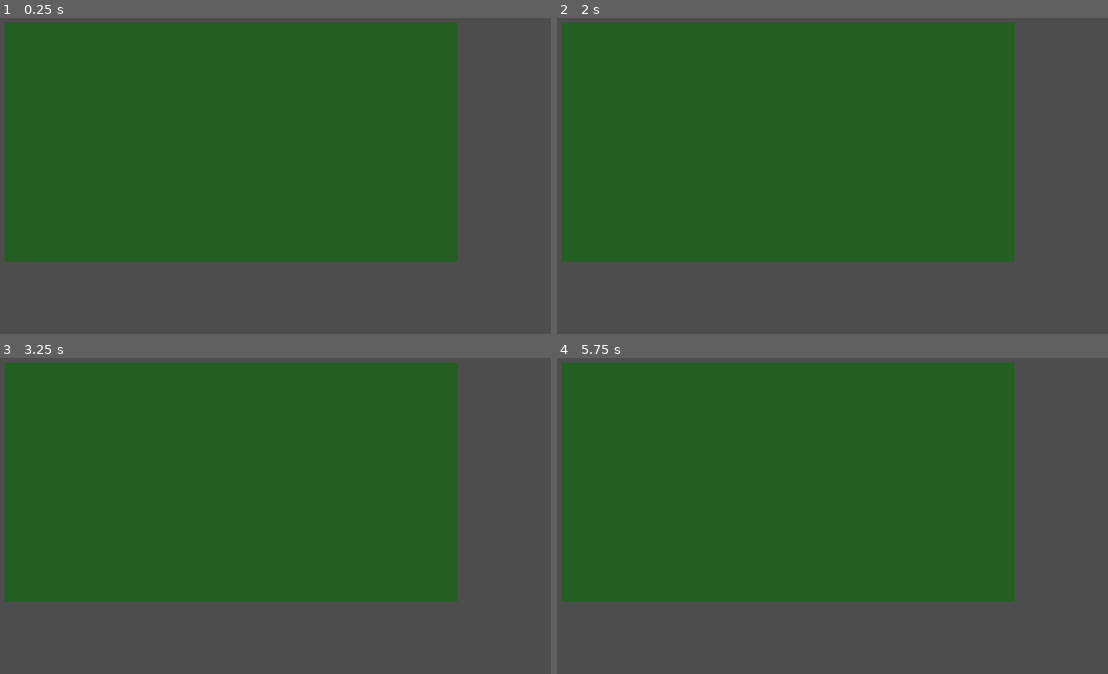
Above: before the commit, frames 1-4 (two rows, left to right).
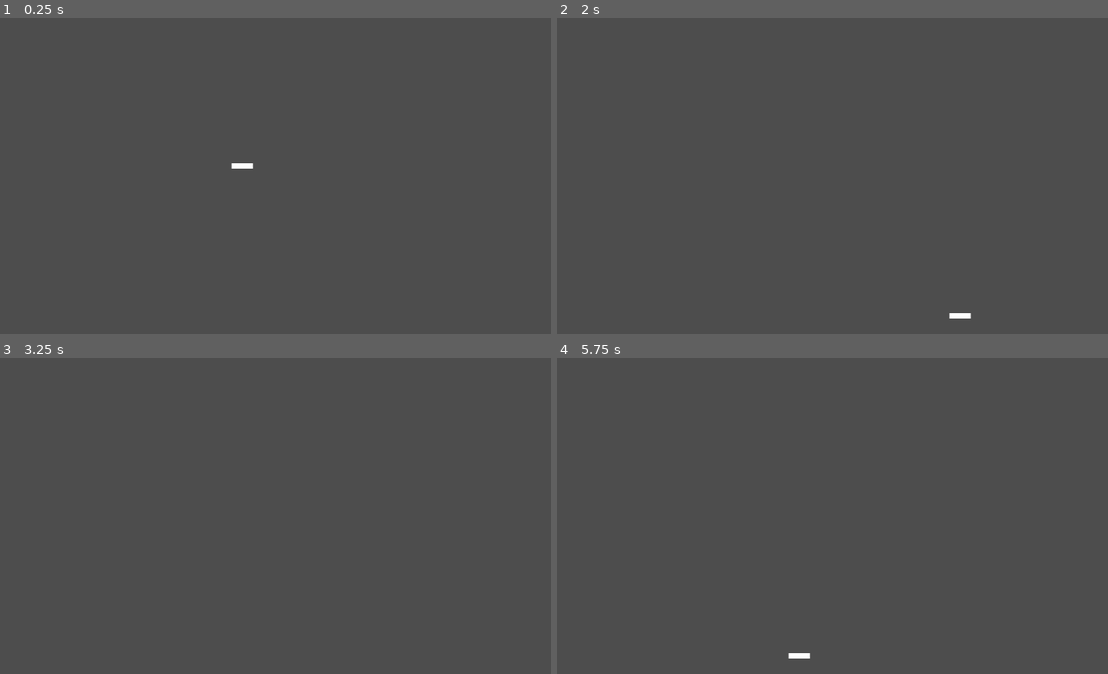
Above: after the commit, the same moments.

Repository: Magnaye16/natural-disaster-3d
Game: Godot game, scene res://scenes/2d/2dgame.tscn
Same seed, same stepped clock (60 frames per second), same inputs: the game is played once before the commit and once after it. Before the commit the project starts from res://test_env.tscn.
Inputs:
- Up to frame 1 (0.25 s): no input
- Up to frame 2 (2 s): tap Enter (ui_accept) at 0.5, 0.77, 1.52 s; hold D (move_right) 0.53-1.28 s; hold Shift (ZOOOOOMMMM) 0.53-1.28 s; hold S (move_down) from 1.28 s (still down); tap Shift (ZOOOOOMMMM) at 1.35 s
- Up to frame 3 (3.25 s): tap Enter (ui_accept) at 2, 2.75, 3.02 s; release S (move_down) at 2.03 s; hold D (move_right) 2.03-2.78 s; hold Shift (ZOOOOOMMMM) 2.03-2.78 s; hold W (move_up) from 2.78 s (still down); tap Shift (ZOOOOOMMMM) at 2.85 s
- Up to frame 4 (5.75 s): tap Enter (ui_accept) at 3.5, 3.77, 4.52 s; release W (move_up) at 3.53 s; hold Shift (ZOOOOOMMMM) 3.53-4.28 s; hold A (move_left) 3.53-5.03 s; tap Shift (ZOOOOOMMMM) at 4.35 s; hold S (move_down) from 5.03 s (still down); hold Shift (ZOOOOOMMMM) from 5.03 s (still down)

The runs differ from the first frame. In frame 1, 62% of the frame differs, in the area x 0-84%, y 1-78%; in frame 2, 62%, in the area x 0-84%, y 1-96%; in frame 3, 62%; in frame 4, 62%.

Commit message:
Updated main scene

Diff:
--- a/project.godot
+++ b/project.godot
@@ -11,7 +11,7 @@
 [application]
 
 config/name="Natural disaster 3D"
-run/main_scene="uid://bs4lluqhp20dt"
+run/main_scene="uid://c1w0ur7ysrfxq"
 config/features=PackedStringArray("4.4", "Forward Plus")
 config/icon="res://icon.svg"
 
